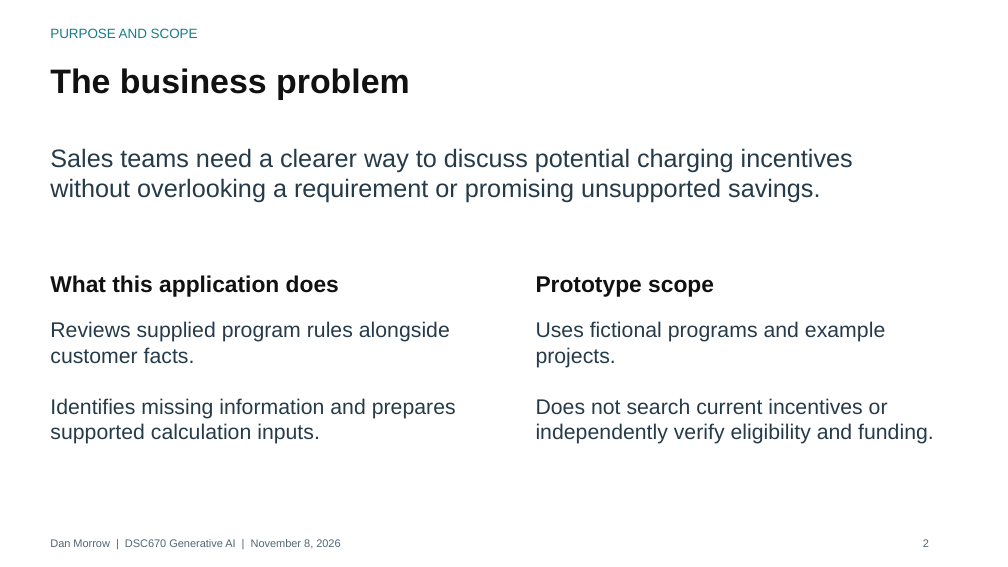
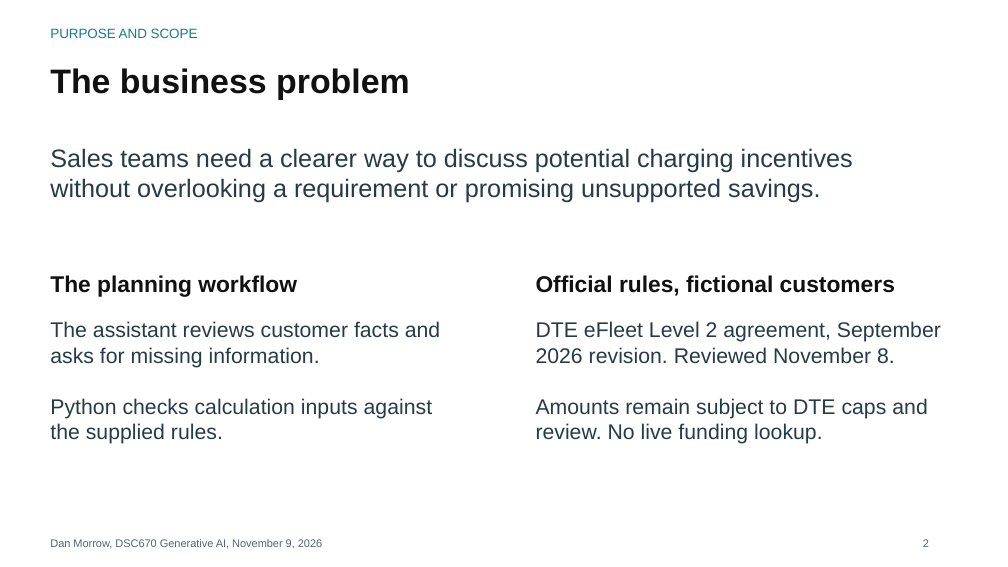
Before and after one commit to danof2morrow/data-science-portfolio, a slide deck: slide 2 of generative-ai/commercial-fleet-ev-incentive-assistant/commercial_fleet_ev_incentive_assistant_presentation.pptx. Drawn at 1008x567 pixels with LibreOffice and Linux fonts; fonts in the diff are those of the drawing. Boxes give left, top, right and bottom in pixels: in the first picture for what was removed or moved away, otherwise in the second. Text is boxed around its words. In the diff, an @@ line names an element or a change of style, - is before the commit and + after.

Commit message:
Complete DTE Streamlit portfolio with trained model evidence and live limitations

```diff
--- a/generative-ai/commercial-fleet-ev-incentive-assistant/commercial_fleet_ev_incentive_assistant_presentation.pptx
+++ b/generative-ai/commercial-fleet-ev-incentive-assistant/commercial_fleet_ev_incentive_assistant_presentation.pptx
@@ text at (50, 275, 297, 297): text changed @@
-What this application does
+The planning workflow
@@ text at (536, 275, 895, 296): text changed @@
-Prototype scope
+Official rules, fictional customers
@@ text at (50, 321, 440, 444): text changed @@
-Reviews supplied program rules alongside customer facts.
-Identifies missing information and prepares supported calculation inputs.
+The assistant reviews customer facts and asks for missing information.
+Python checks calculation inputs against the supplied rules.
@@ text at (536, 321, 941, 444): text changed @@
-Uses fictional programs and example projects.
-Does not search current incentives or independently verify eligibility and funding.
+DTE eFleet Level 2 agreement, September 2026 revision. Reviewed November 8.
+Amounts remain subject to DTE caps and review. No live funding lookup.
@@ text at (50, 539, 322, 549): text changed @@
-Dan Morrow | DSC670 Generative AI | November 8, 2026
+Dan Morrow, DSC670 Generative AI, November 9, 2026
```
Also in this commit, not shown: 3 other slides changed, 4 slides added, 4 slides removed, 23 other files.
